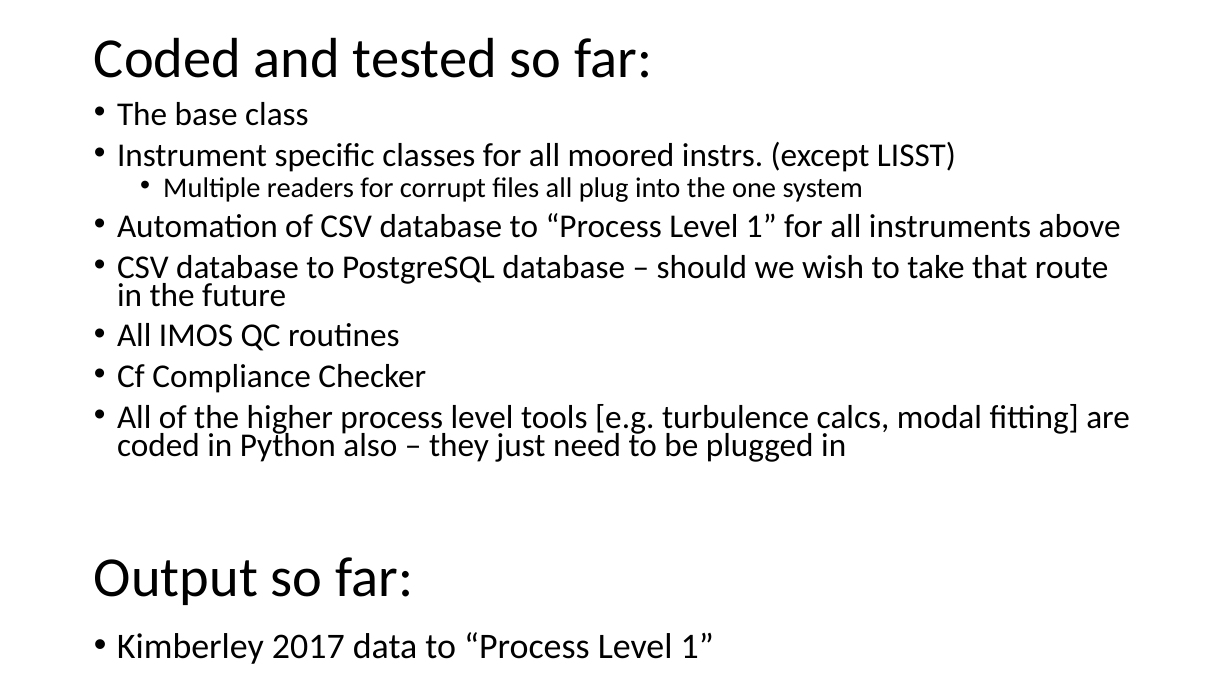
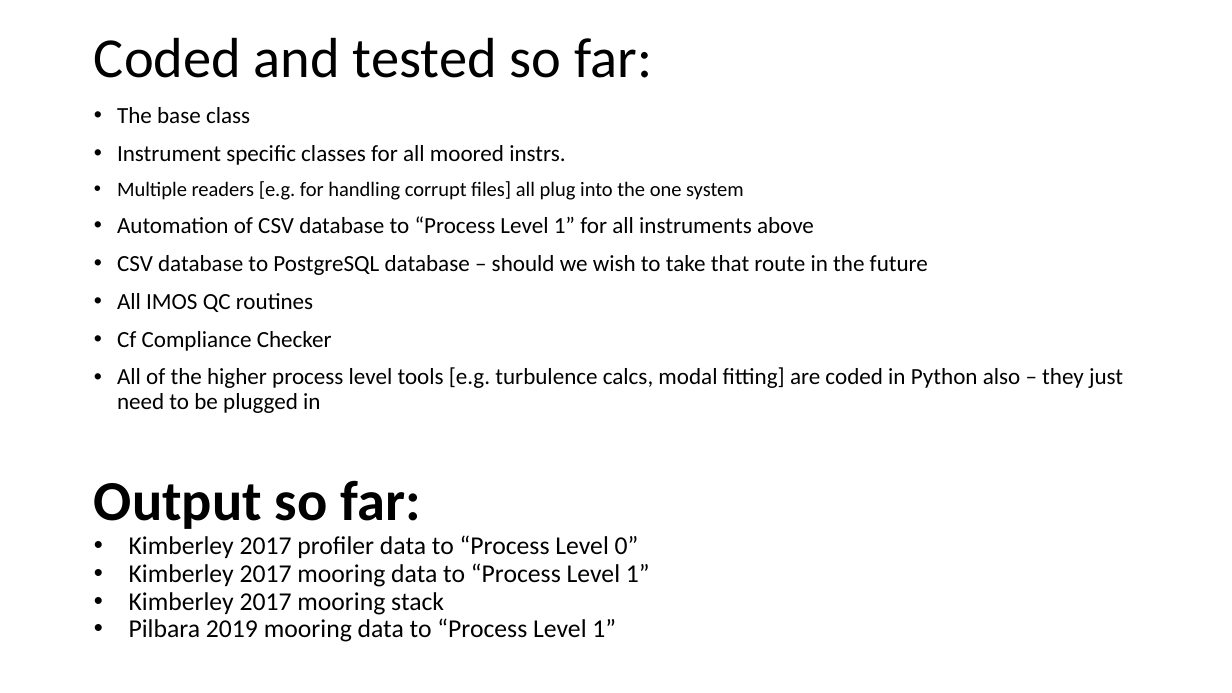
Before and after one commit to iosonobert/pIMOS, a slide deck: slide 5 of experiments/OCean Dynamics Archiving.pptx. Drawn at 1232x693 pixels with LibreOffice and Linux fonts; fonts in the diff are those of the drawing. Boxes give left, top, right and bottom in pixels: in the first picture for what was removed or moved away, otherwise in the second. Text is boxed around its words. In the diff, an @@ line names an element or a change of style, - is before the commit and + after.

```diff
--- a/experiments/OCean Dynamics Archiving.pptx
+++ b/experiments/OCean Dynamics Archiving.pptx
@@ text at (x1=117, y1=107, x2=1123, y2=413): size 25.9 to 18 pt in "The base class", "Automation of CSV database to “Process Level ...", "CSV database to PostgreSQL database – should ...", "All IMOS QC routines" and 2 more places; line spacing 0.7 to 0.9 @@
@@ text at (x1=117, y1=145, x2=744, y2=200): text changed; size 25.9 to 16 pt @@
-• Instrument specific classes for all moored instrs. (except LISST)
-  • Multiple readers for corrupt files all plug into the one system
+• Instrument specific classes for all moored instrs.
+• Multiple readers [e.g. for handling corrupt files] all plug into the one system
@@ text "Output so far:" moved from (x1=94, y1=557, x2=413, y2=605) to (x1=94, y1=480, x2=650, y2=642) @@
@@ text at (x1=94, y1=480, x2=420, y2=529): bold on in "Output so far:" @@
@@ text at (x1=129, y1=535, x2=650, y2=642): paragraphs added @@
+• Kimberley 2017 profiler data to “Process Level 0”
+• Kimberley 2017 mooring data to “Process Level 1”
+• Kimberley 2017 mooring stack
+• Pilbara 2019 mooring data to “Process Level 1”
@@ text removed at (x1=117, y1=632, x2=714, y2=664) @@
-• Kimberley 2017 data to “Process Level 1”
```
Also in this commit, not shown: 1 other slide changed, 4 slides added, 35 other files.
